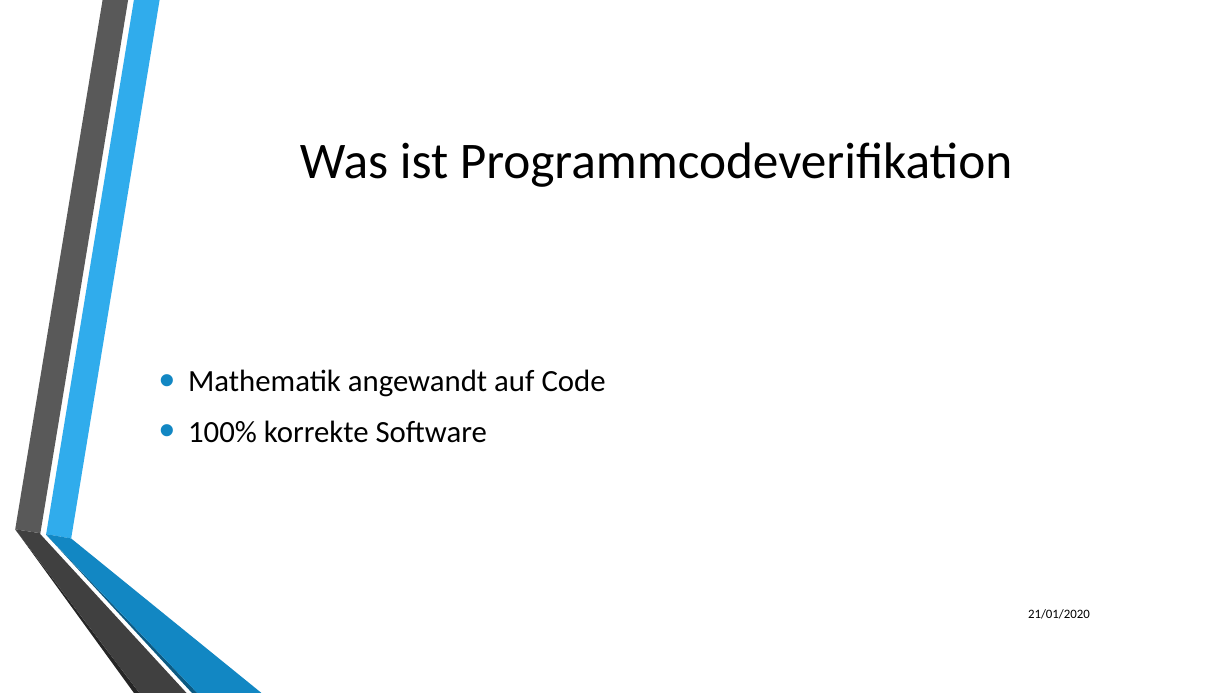
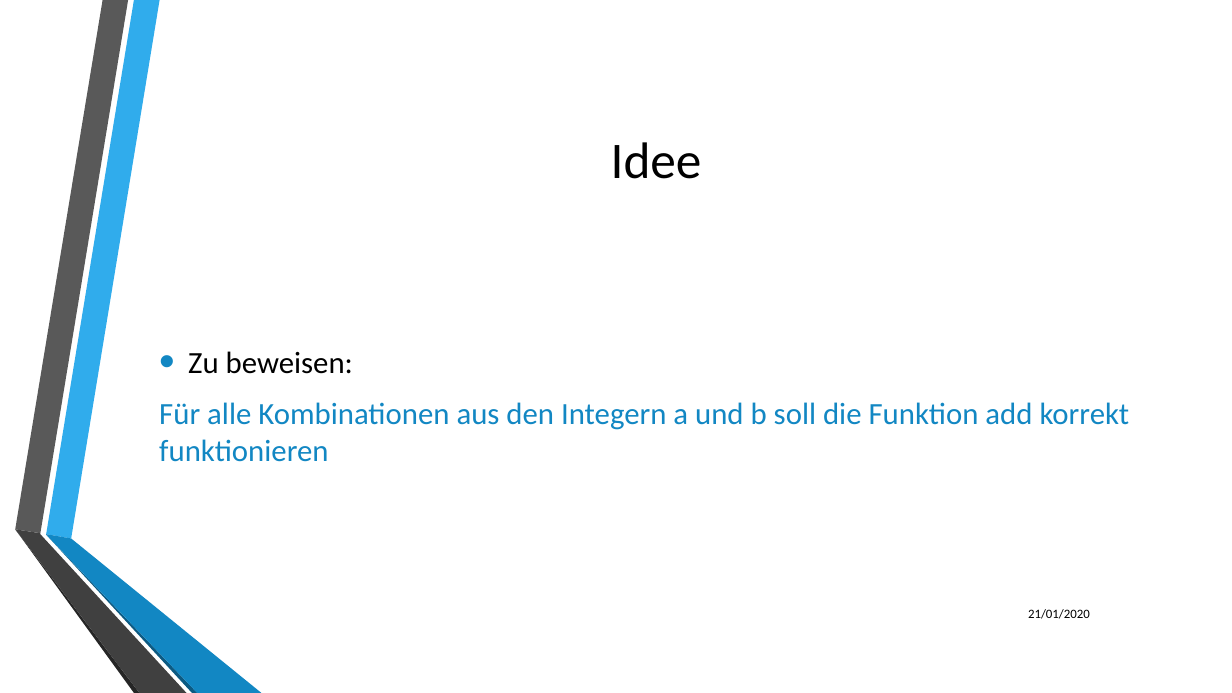
Before and after one commit to LukasKiederle/seminar-coq, a slide deck: slide 6 of final-presentation.pptx (slide 5 before the commit). Drawn at 1232x693 pixels with LibreOffice and Linux fonts; fonts in the diff are those of the drawing; background and template pictures are left out. Boxes give left, top, right and bottom in pixels: in the first picture for what was removed or moved away, otherwise in the second. Text is boxed around its words. In the diff, an @@ line names an element or a change of style, - is before the commit and + after.

```diff
--- a/final-presentation.pptx
+++ b/final-presentation.pptx
@@ title at bbox=[611, 142, 702, 179]: text changed @@
-Was ist Programmcodeverifikation
+Idee
@@ text at bbox=[159, 351, 1130, 462]: text changed; text colour #000000 to #1287C3 @@
-• Mathematik angewandt auf Code
-• 100% korrekte Software
+• Zu beweisen:
+Für alle Kombinationen aus den Integern a und b soll die Funktion add korrekt funktionieren
```
Also in this commit, not shown: 3 other slides changed, 6 slides added.
